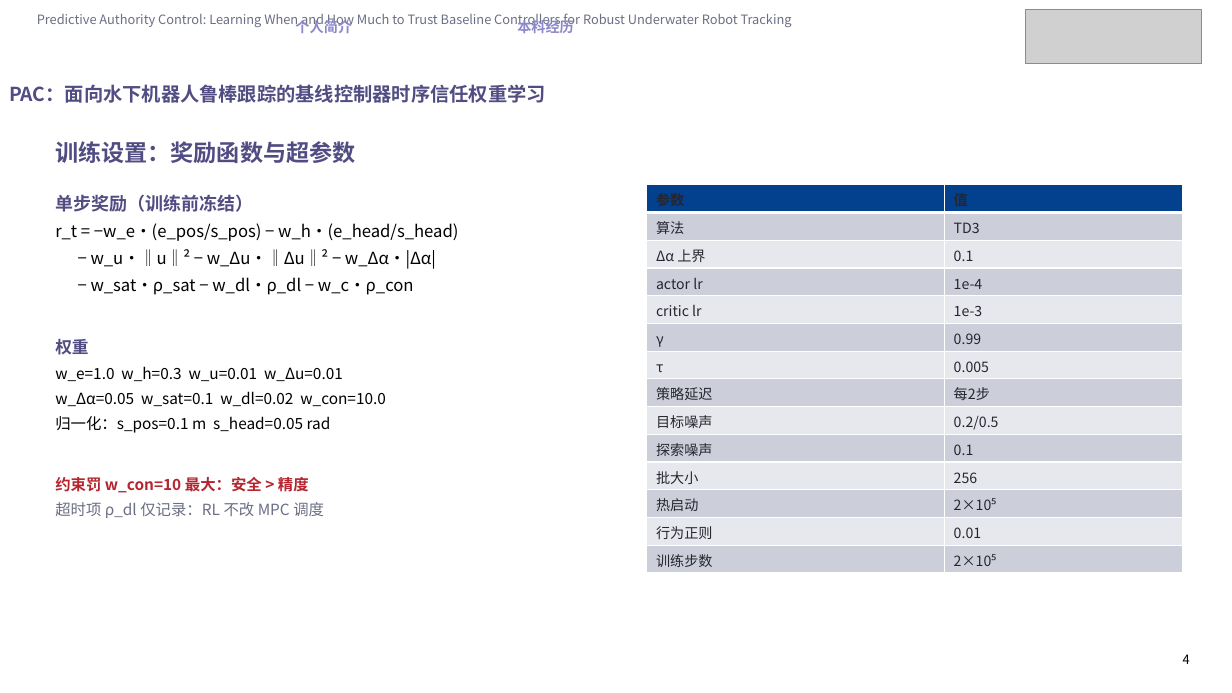
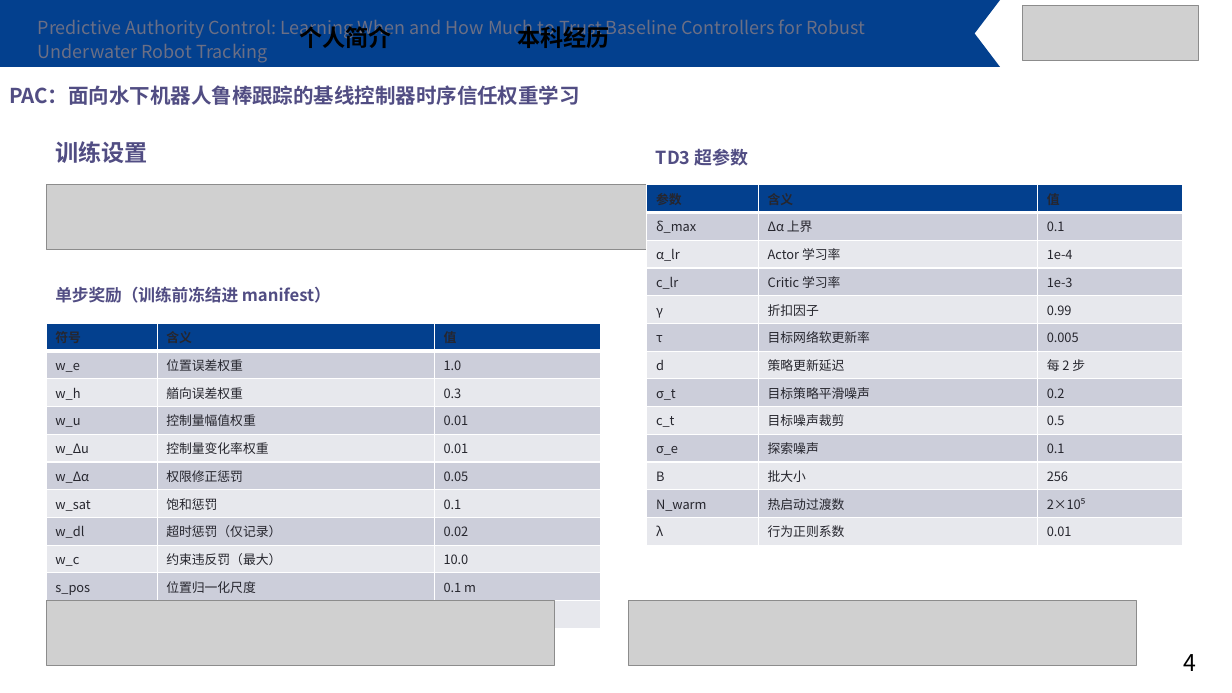
Before and after one commit to Jiacheng-Tian/predictive-authority-control, a slide deck: slide 4 of paper/PAC_组会答辩_完整版.pptx. Drawn at 1232x693 pixels with LibreOffice and Linux fonts; fonts in the diff are those of the drawing; grey boxes stand for pictures. Boxes give left, top, right and bottom in pixels: in the first picture for what was removed or moved away, otherwise in the second. Text is boxed around its words. In the diff, an @@ line names an element or a change of style, - is before the commit and + after.

Commit message:
defense: rebuild new slides with template fidelity + LaTeX formulas + param explanations
Three fixes per user feedback:
1. Template fidelity: FREEFORM decorative header bar copied from template
   slide to all new slides; nav tabs, logo, title bar, and page numbers
   use exact template positions and font sizes
2. LaTeX formulas: reward function, residual head, and blend equation
   rendered as mathtext PNG images (matplotlib, 300 dpi, Computer Modern)
   and inserted as pictures — no more plain-text formulas
3. Parameter explanations: every symbol now has a Chinese explanation
   in the table (w_e='位置误差权重', γ='折扣因子', τ='目标网络软更新率', etc.);
   gallery pages explain physical meaning of each parameter
   (mass='质量缩放因子', ρ='AR(1)自相关系数', θ='OU回归速率', etc.)

QA: 19 slides, 20/20 content probes pass, LibreOffice renders 19 pages.

```diff
--- a/paper/PAC_组会答辩_完整版.pptx
+++ b/paper/PAC_组会答辩_完整版.pptx
@@ freeform shape added at bbox=[0, 0, 1000, 67], fill #03408E @@
@@ text "Predictive Authority Control: Learning When ..." at bbox=[38, 19, 865, 63]: size 10 to 14 pt @@
@@ text "个人简介" at bbox=[299, 22, 391, 48]: size 11 to 18 pt, text colour #8C87C8 to #000000 @@
@@ text "本科经历" at bbox=[517, 22, 609, 48]: size 11 to 18 pt, text colour #8C87C8 to #000000 @@
@@ picture: place and size @@
-picture at bbox=[1026, 9, 1202, 64]
+picture at bbox=[1023, 6, 1199, 60]
@@ text "PAC：面向水下机器人鲁棒跟踪的基线控制器时序信任权重学习" at bbox=[9, 85, 580, 105]: size 15 to 16 pt @@
@@ text at bbox=[55, 141, 147, 163]: text changed @@
-训练设置：奖励函数与超参数
+训练设置
@@ text added at bbox=[656, 149, 749, 166], 14 pt, text #514D83, bold @@
+TD3 超参数
@@ picture added at bbox=[46, 185, 693, 250] @@
@@ text removed at bbox=[55, 194, 458, 518] @@
-单步奖励（训练前冻结）
-r_t = −w_e·(e_pos/s_pos) − w_h·(e_head/s_head)
-− w_u·‖u‖² − w_Δu·‖Δu‖² − w_Δα·|Δα|
-− w_sat·ρ_sat − w_dl·ρ_dl − w_c·ρ_con
-权重
-w_e=1.0 w_h=0.3 w_u=0.01 w_Δu=0.01
-w_Δα=0.05 w_sat=0.1 w_dl=0.02 w_con=10.0
-归一化：s_pos=0.1 m s_head=0.05 rad
-约束罚 w_con=10 最大：安全 > 精度
-超时项 ρ_dl 仅记录：RL 不改 MPC 调度
@@ table at bbox=[647, 185, 1183, 545] @@
-参数 | 值
-算法 | TD3
-Δα 上界 | 0.1
-actor lr | 1e-4
-critic lr | 1e-3
-γ | 0.99
-τ | 0.005
-策略延迟 | 每2步
-目标噪声 | 0.2/0.5
-探索噪声 | 0.1
-批大小 | 256
-热启动 | 2×10⁵
-行为正则 | 0.01
-训练步数 | 2×10⁵
+参数 | 含义 | 值
+δ_max | Δα 上界 | 0.1
+α_lr | Actor 学习率 | 1e-4
+c_lr | Critic 学习率 | 1e-3
+γ | 折扣因子 | 0.99
+τ | 目标网络软更新率 | 0.005
+d | 策略更新延迟 | 每 2 步
+σ_t | 目标策略平滑噪声 | 0.2
+c_t | 目标噪声裁剪 | 0.5
+σ_e | 探索噪声 | 0.1
+B | 批大小 | 256
+N_warm | 热启动过渡数 | 2×10⁵
+λ | 行为正则系数 | 0.01
@@ text added at bbox=[55, 287, 331, 303], 13 pt, text #514D83, bold @@
+单步奖励（训练前冻结进 manifest）
@@ table added at bbox=[46, 323, 601, 628], 11 rows, 3 columns @@
+符号 | 含义 | 值
+w_e | 位置误差权重 | 1.0
+w_h | 艏向误差权重 | 0.3
+w_u | 控制量幅值权重 | 0.01
+w_Δu | 控制量变化率权重 | 0.01
+w_Δα | 权限修正惩罚 | 0.05
+w_sat | 饱和惩罚 | 0.1
+w_dl | 超时惩罚（仅记录） | 0.02
+w_c | 约束违反罚（最大） | 10.0
+s_pos | 位置归一化尺度 | 0.1 m
+s_head | 艏向归一化尺度 | 0.05 rad
@@ picture added at bbox=[46, 601, 555, 665] @@
@@ picture added at bbox=[628, 601, 1137, 665] @@
@@ text "4" at bbox=[1183, 654, 1196, 671]: size 10 to 18 pt @@
```
Also in this commit, not shown: 10 other slides changed, 4 other files.
